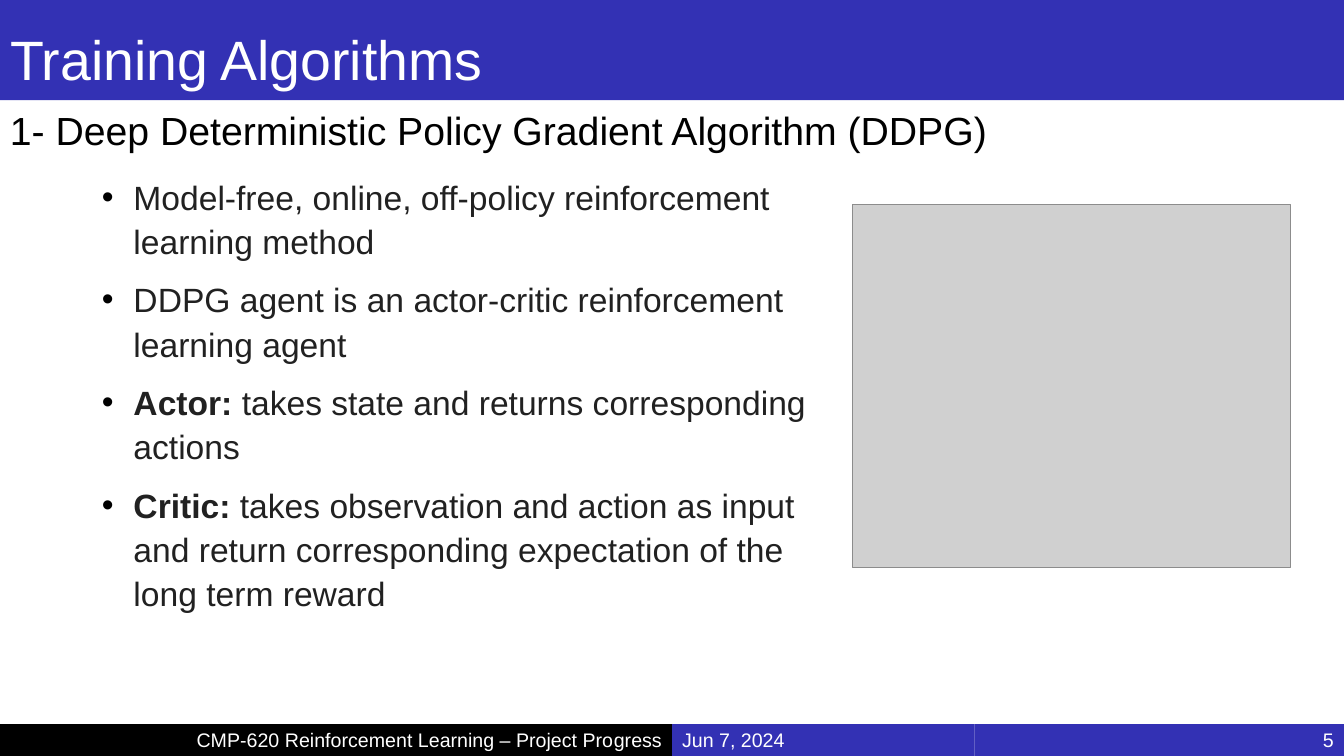
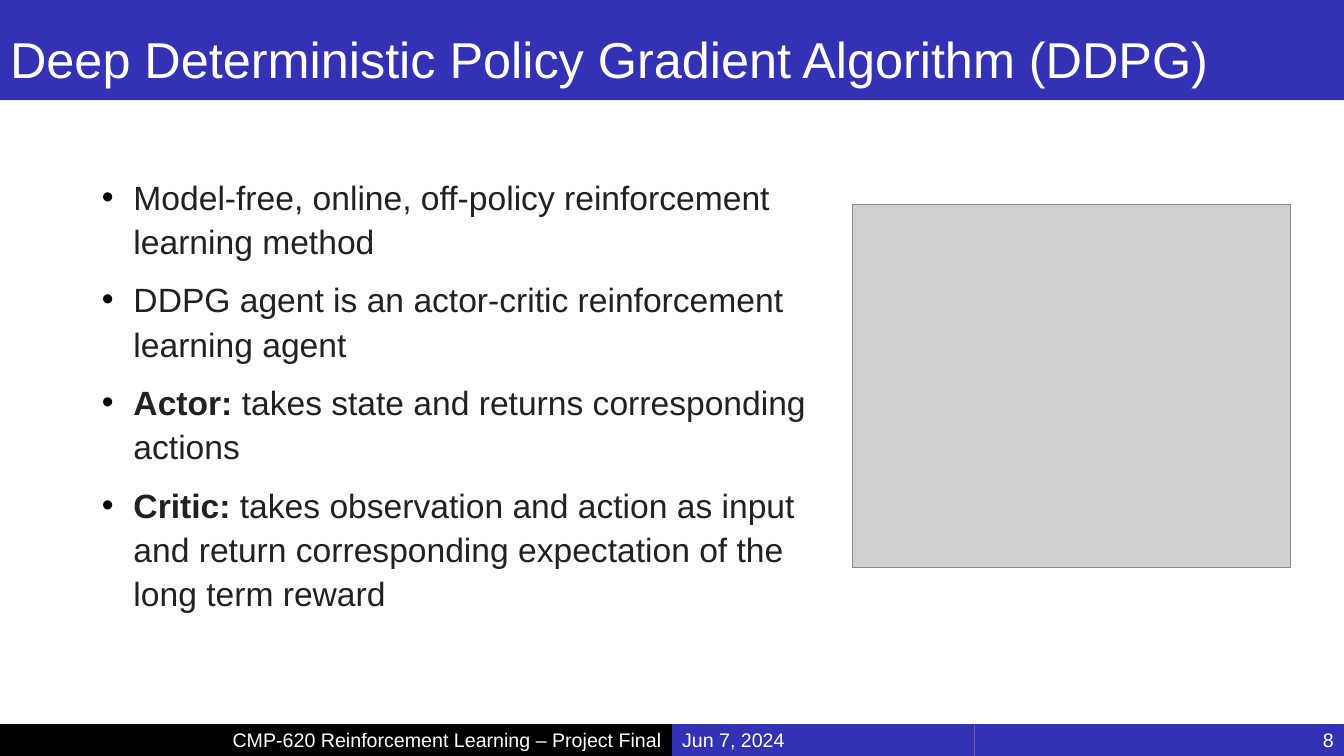
Before and after one commit to MucahidRidvanKaplan/ParrotQuadcopterRL, a slide deck: slide 8 of Presentations/Project_Final.pptx (slide 5 before the commit). Drawn at 1344x756 pixels with LibreOffice and Linux fonts; fonts in the diff are those of the drawing; grey boxes stand for pictures; background and template pictures are left out. Boxes give left, top, right and bottom in pixels: in the first picture for what was removed or moved away, otherwise in the second. Text is boxed around its words. In the diff, an @@ line names an element or a change of style, - is before the commit and + after.

```diff
--- a/Presentations/Project_Final.pptx
+++ b/Presentations/Project_Final.pptx
@@ title at [10, 41, 1208, 88]: text changed; size 39.6 to 36 pt @@
-Training Algorithms
+Deep Deterministic Policy Gradient Algorithm (DDPG)
@@ text removed at [10, 116, 987, 153] @@
-1- Deep Deterministic Policy Gradient Algorithm (DDPG)
@@ text in rectangle at [233, 732, 662, 751]: text changed @@
-CMP-620 Reinforcement Learning – Project Progress
+CMP-620 Reinforcement Learning – Project Final
@@ page number at [1323, 733, 1334, 747]: text changed @@
-5
+8
```
Also in this commit, not shown: 20 other slides changed, 8 slides added.
